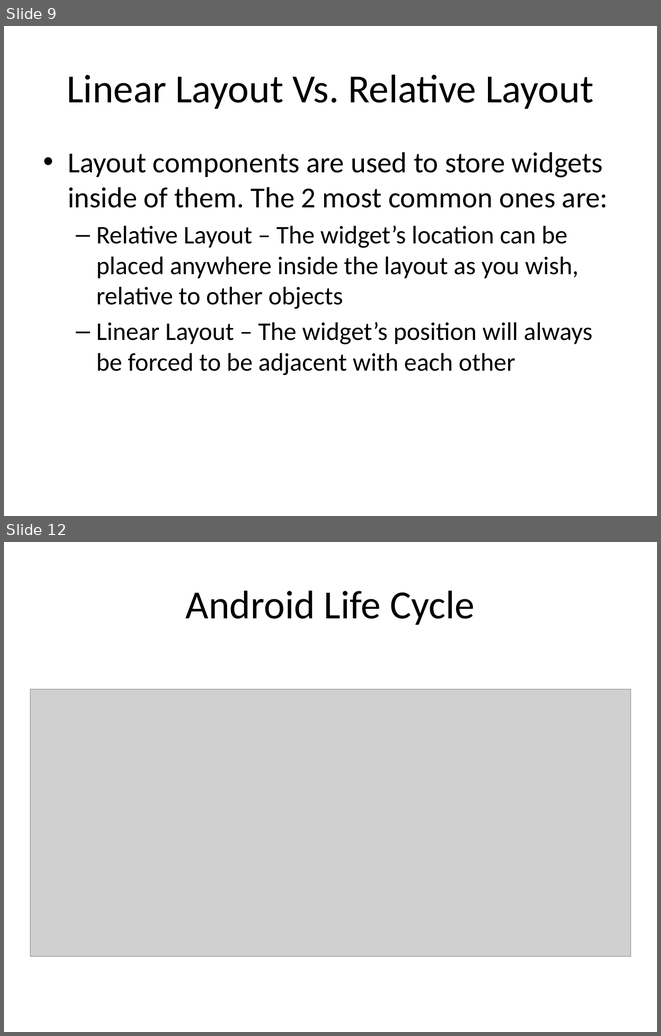
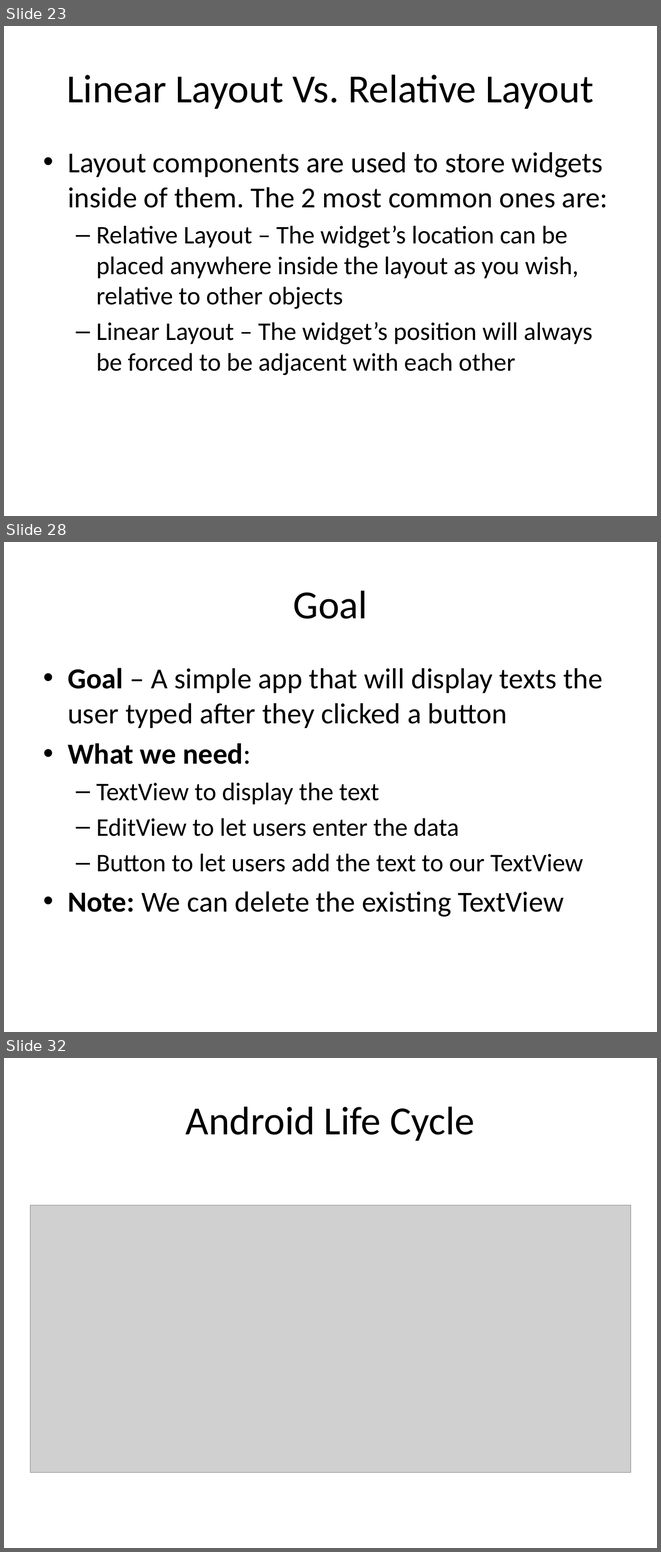
Before and after one commit to chang47/AndroidTutorial, a slide deck: Lesson1 First App/Android Lesson 1.pptx. Shown one above the other, each under a label of ours: slides 9 and 12 before the commit, slides 23, 28 and 32 after it; the slides between them are not shown. The pictures are 661x1036 and 661x1552 pixels, drawn with LibreOffice and Linux fonts; fonts in the diff are those of the drawing; grey boxes stand for pictures. Boxes give left, top, right and bottom in pixels: in the first picture for what was removed or moved away, otherwise in the second. Text is boxed around its words. In the diff, an @@ line names an element or a change of style, - is before the commit and + after.

```diff
--- a/Lesson1 First App/Android Lesson 1.pptx
+++ b/Lesson1 First App/Android Lesson 1.pptx
@@ slide 28 added at (4, 542, 657, 1032), background #FFFFFF @@
@@ title added at (293, 590, 368, 619), 44 pt, text #000000 @@
+Goal
@@ text added at (68, 668, 602, 917), 32 pt, text #000000 @@
+• Goal – A simple app that will display texts the user typed after they clicked a button
+• What we need:
+  – TextView to display the text
+  – EditView to let users enter the data
+  – Button to let users add the text to our TextView
+• Note: We can delete the existing TextView
@@ what was slide 9 is now slide 23 @@
@@ what was slide 12 is now slide 32 @@
```
Also in this commit, not shown: 8 slides changed, 25 other slides added, 1 slide removed, 30 other files.
